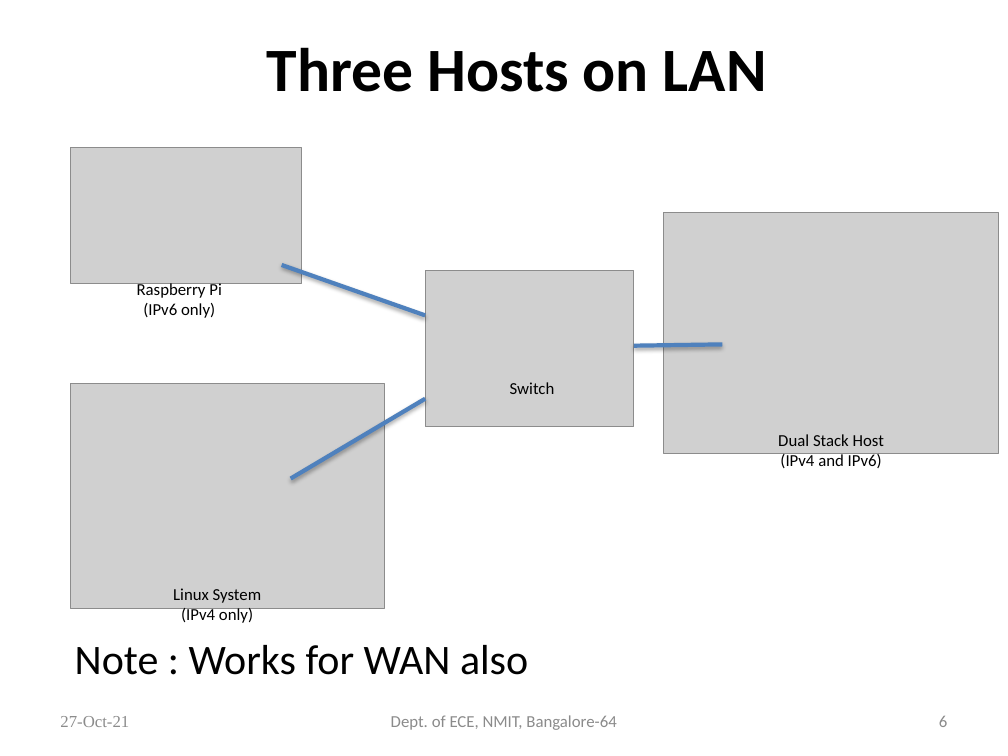
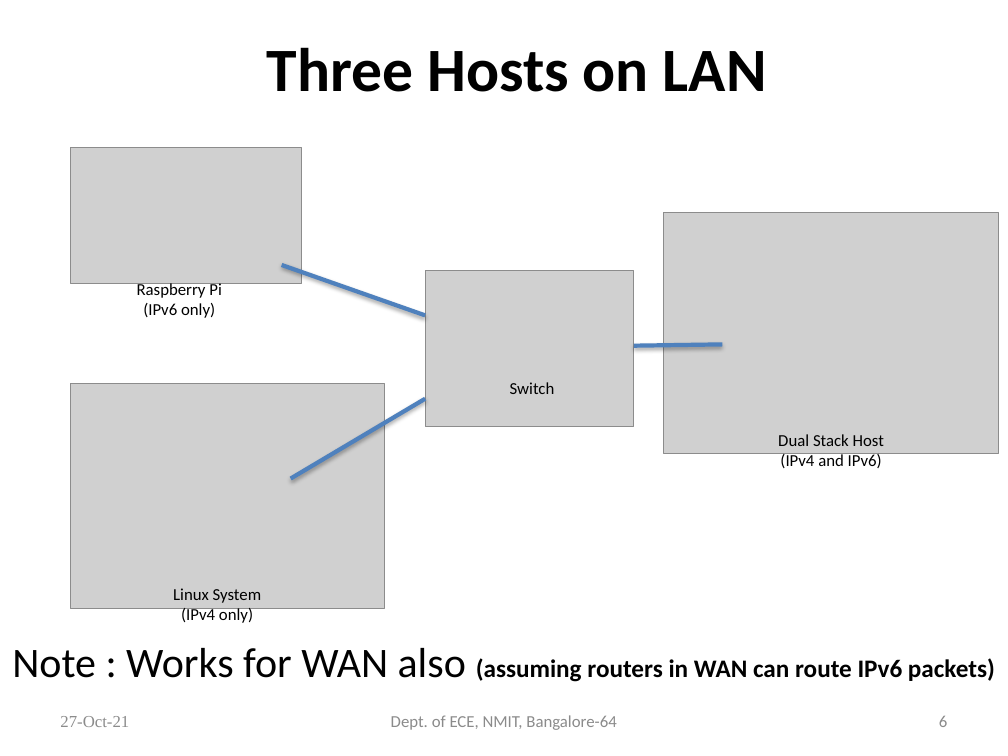
Before and after one commit to Shivakumarbharath/Dual-Stack-Host, a slide deck: slide 6 of Official Documents/Project Batch 16 phase 2.pptx. Drawn at 1008x756 pixels with LibreOffice and Linux fonts; fonts in the diff are those of the drawing; grey boxes stand for pictures. Boxes give left, top, right and bottom in pixels: in the first picture for what was removed or moved away, otherwise in the second. Text is boxed around its words. In the diff, an @@ line names an element or a change of style, - is before the commit and + after.

```diff
--- a/Official Documents/Project Batch 16 phase 2.pptx
+++ b/Official Documents/Project Batch 16 phase 2.pptx
@@ text at (x1=12, y1=648, x2=995, y2=682): text changed; size 30 to 18 pt; bold on @@
-Note : Works for WAN also
+Note : Works for WAN also (assuming routers in WAN can route IPv6 packets)
```
Also in this commit, not shown: 5 other slides changed, 1 slide added, 3 other files.
